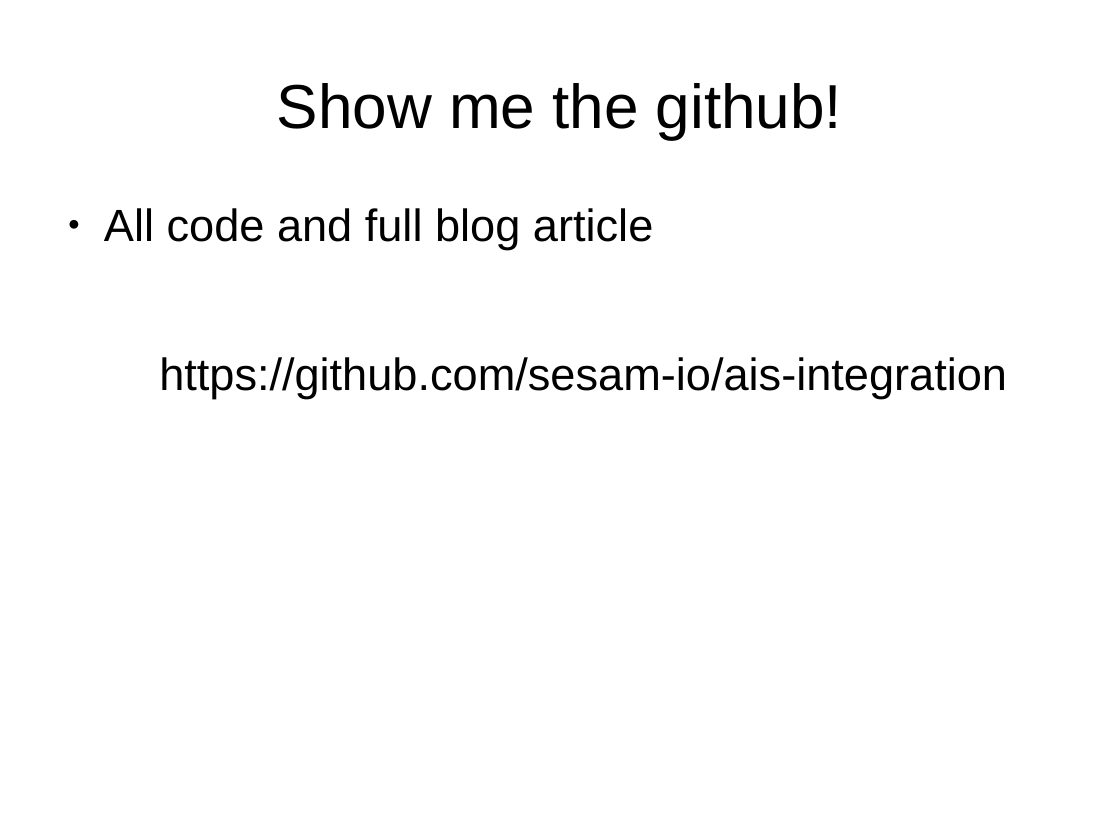
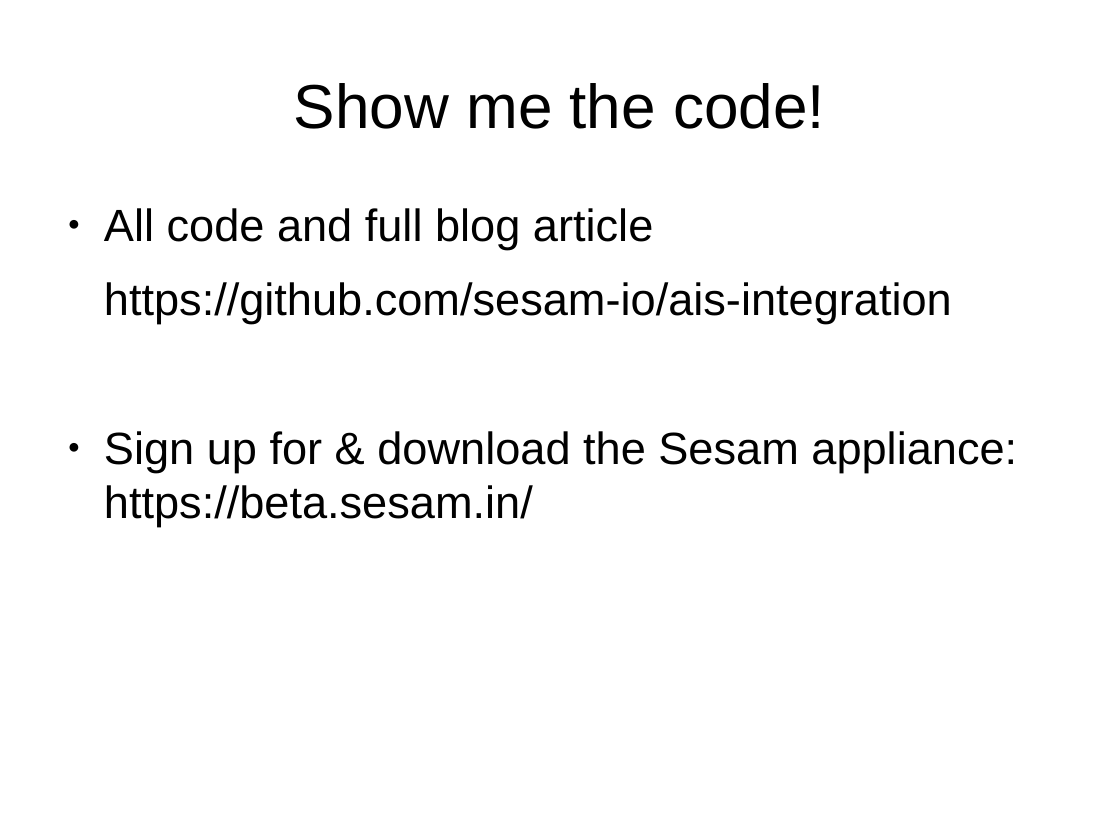
Before and after one commit to sesam-io/ais-integration, a slide deck: slide 37 of ais_bouvet_one.odp. Drawn at 1120x840 pixels with LibreOffice and Linux fonts; fonts in the diff are those of the drawing. Boxes give left, top, right and bottom in pixels: in the first picture for what was removed or moved away, otherwise in the second. Text is boxed around its words. In the diff, an @@ line names an element or a change of style, - is before the commit and + after.

Commit message:
Updated with sesam beta link

```diff
--- a/ais_bouvet_one.odp
+++ b/ais_bouvet_one.odp
@@ title at box(294, 83, 825, 129): text changed @@
-Show me the github!
+Show me the code!
@@ text at box(104, 282, 952, 324): alignment centre to left; indent changed @@
@@ text at box(104, 431, 1017, 527): paragraph added @@
+● Sign up for & download the Sesam appliance: https://beta.sesam.in/
```
Also in this commit, not shown: 1 other file.
